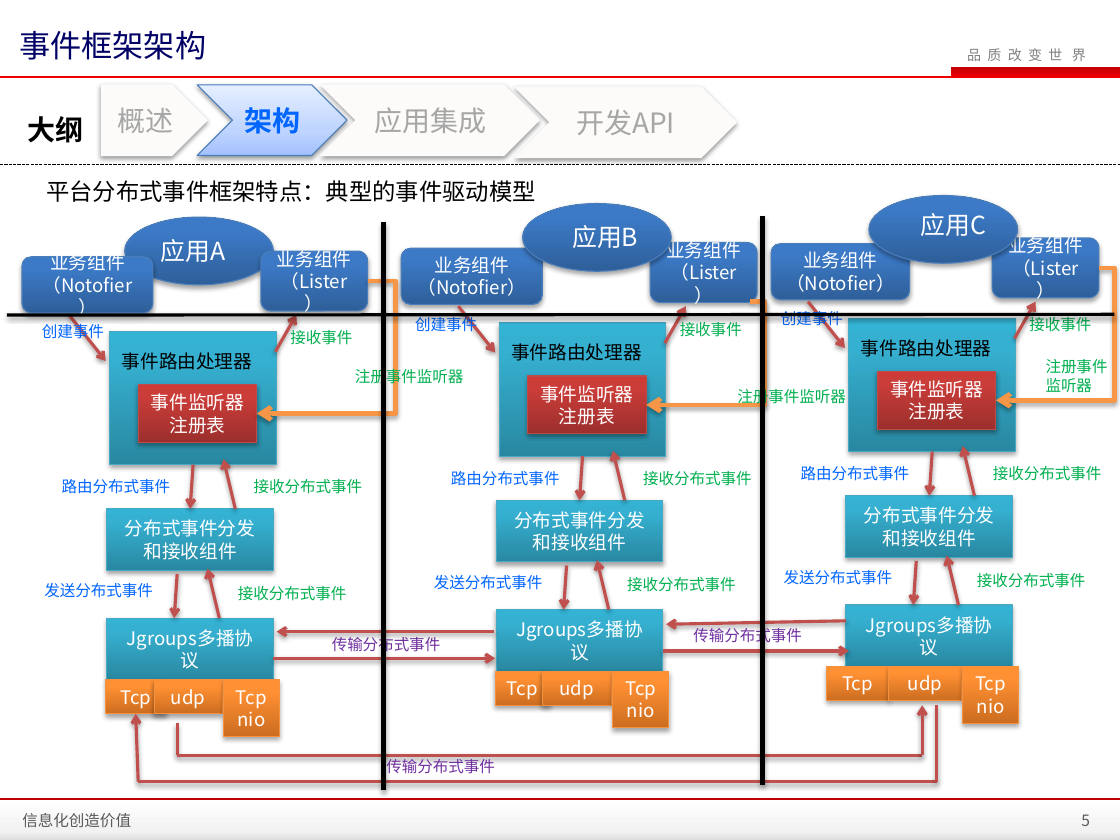
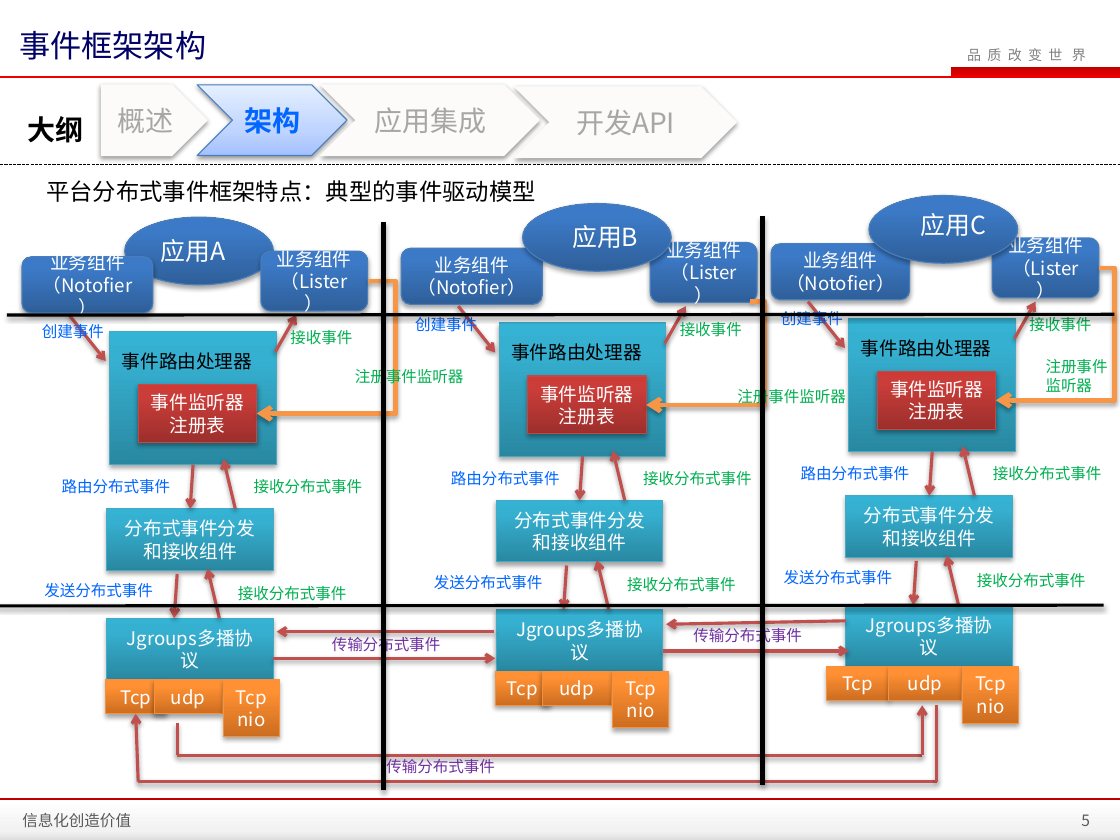
Before and after one commit to zhanght86/bboss-cms, a slide deck: slide 5 of 文档/平台分布式事件框架介绍.pptx. Drawn at 1120x840 pixels with LibreOffice and Linux fonts; fonts in the diff are those of the drawing; background and template pictures are left out. Boxes give left, top, right and bottom in pixels: in the first picture for what was removed or moved away, otherwise in the second. Text is boxed around its words. In the diff, an @@ line names an element or a change of style, - is before the commit and + after.

```diff
--- a/文档/平台分布式事件框架介绍.pptx
+++ b/文档/平台分布式事件框架介绍.pptx
@@ line added from (0, 606) to (1103, 605), #000000 2 pt @@
```
Also in this commit, not shown: 1 other slide changed, 8 other files.
